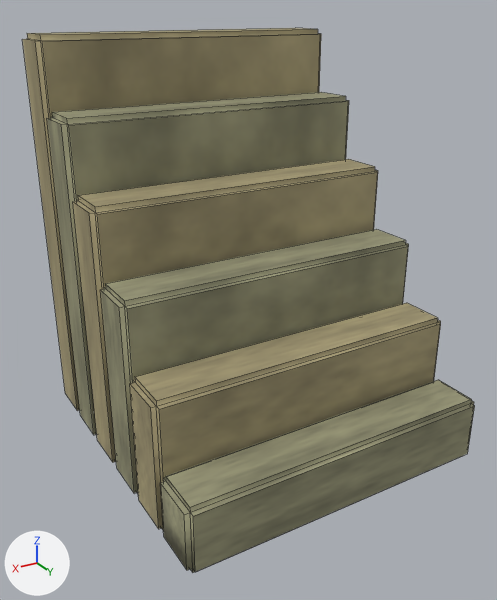
Renders of the FBX model Assets/Art3D/BuildingBlocks/Models/stone-stair-2.fbx from each side of a commit.
Before and after are seen from a camera (50 mm lens) standing at (1.01, 1.658, 1.277) and looking at (0.041, 0.043, 0.469). The lights are fixed; the arrows at lower left show +X, +Y and +Z. The picture after the commit comes second. Mesh edges are drawn as thin lines. Where no turn or scale is listed for an object, it has been applied to the vertices.

Names of what the first picture shows: 'stone-stair-2__Geometry'.
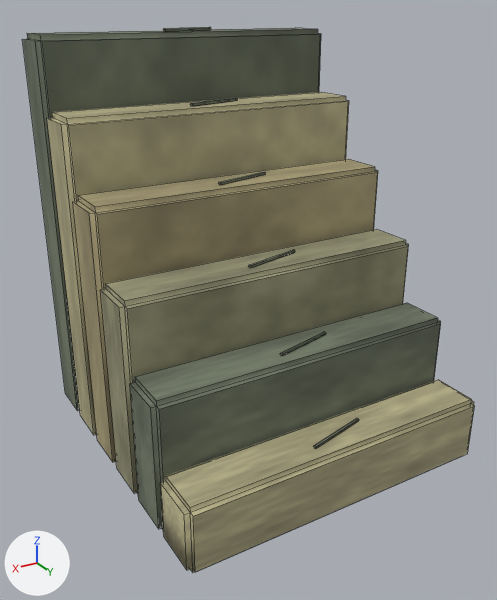
Boxes (x1, y1, x2, y2) around the edits, measured in the pictures (497 x 600 px):
'stone-stair-2__Geometry', reshaped: before (22, 28, 475, 572); after (22, 27, 475, 572)
part 1 of me_stone_stair_2__geometrymesh, added: after (163, 27, 359, 449)

The edits, one by one:
me_stone_stair_2__geometrymesh is used by ob_stone_stair_2__geometry; location (0.0, 0.0, 0.0).
me_stone_stair_2__geometrymesh had 192 vertices, 180 faces and spanned x -0.48..0.48, y -0.499..0.499, z 0.0..1.2.
me_stone_stair_2__geometrymesh now has 252 vertices, 222 faces and spans x -0.48..0.48, y -0.499..0.499, z 0.0..1.21.
Part 1, on me_stone_stair_2__geometrymesh:
30 vertices are added at x -0.101..-0.099, y -0.437..0.406, z 0.2..1.21.
30 new vertices lie (0.18, 0.045, 0.0) away from vertices in x -0.101..-0.099, y -0.437..0.406, z 0.2..1.21.
42 new faces join them.
